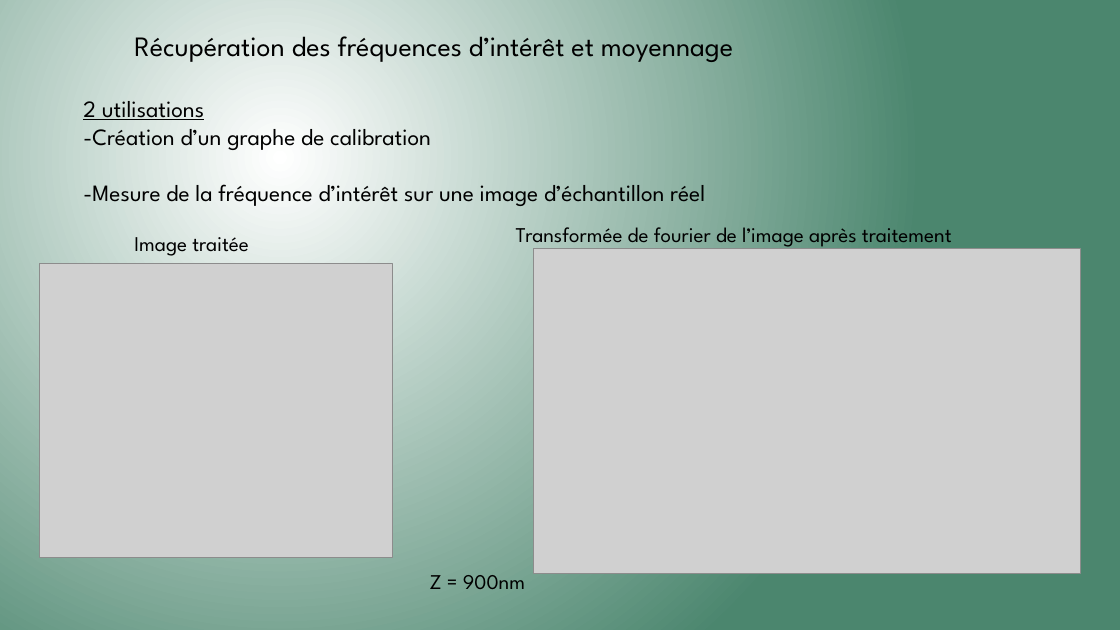
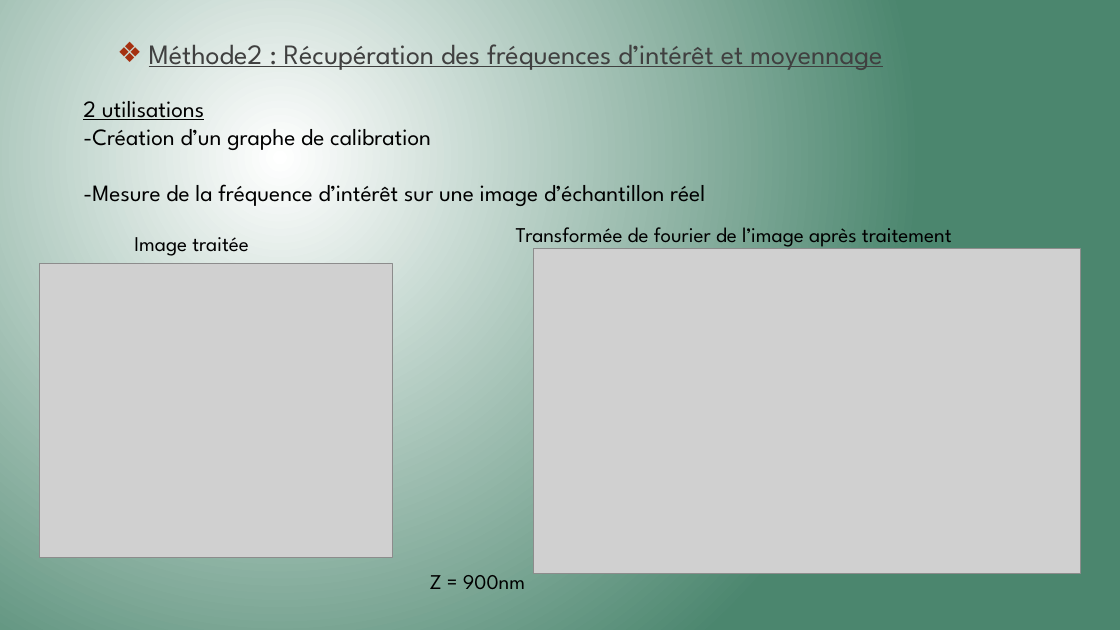
Before and after one commit to Killian-Herveau/PIMS, a slide deck: slide 14 of Pres_Avril/PresentationPIMSAvril.pptx (slide 16 before the commit). Drawn at 1120x630 pixels with LibreOffice and Linux fonts; fonts in the diff are those of the drawing; grey boxes stand for pictures. Boxes give left, top, right and bottom in pixels: in the first picture for what was removed or moved away, otherwise in the second. Text is boxed around its words. In the diff, an @@ line names an element or a change of style, - is before the commit and + after.

```diff
--- a/Pres_Avril/PresentationPIMSAvril.pptx
+++ b/Pres_Avril/PresentationPIMSAvril.pptx
@@ text at <box>149,44,882,70</box>: text changed; text colour #000000 to #404040 @@
-Récupération des fréquences d’intérêt et moyennage
+❖ Méthode2 : Récupération des fréquences d’intérêt et moyennage
```
Also in this commit, not shown: 11 other slides changed, 1 slide removed.
